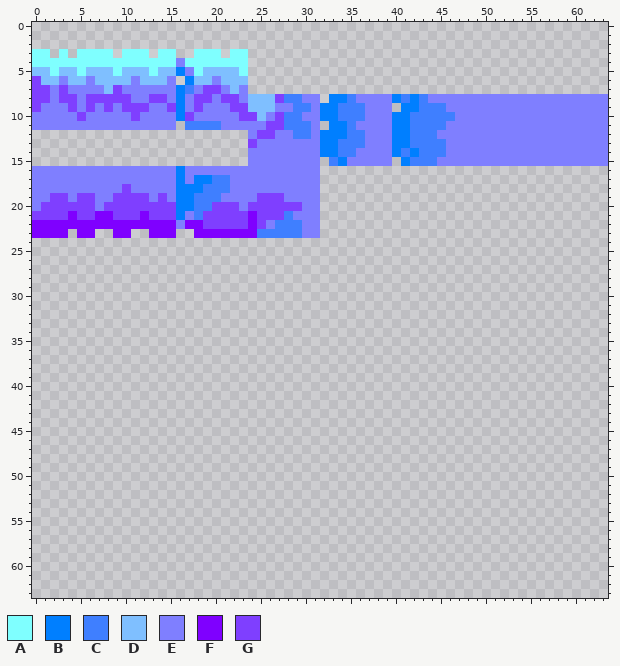
One commit to this pixel-art sprite: Assets/Resources/Tiles/grass_nm.png. Above: the version before the commit.
The file is 72x72 pixels. The old version is drawn lined up with the new one, on the new canvas.
Palette (. is transparent): A #7fffff  B #007fff  C #3f7fff  D #7fbfff  E #7f7fff  F #7f00ff  G #7f3fff
Pixels before (only the part around the change), first column x 0:
 0 ................................................................
 1 ................................................................
 2 ................................................................
 3 AA.A.AAAA.AAA.AA..AAA.AA........................................
 4 AAAAAAAAAAAAAAAAEAAAAAAA........................................
 5 DDADDADDDADDDADDBEADDDDA........................................
 6 GDDEDDEDDDDEDDDE.BDDEDDD........................................
 7 GGEGEEEEDGEEEEEEBCEGGEDE........................................
 8 GGEGGEGGGGGEEGGEBEGGEGGEDDDGCCEE.BBCEEEEBCBCEEEEEEEEEEEEEEEEEEEE
 9 GEEEGEGEGEGGGEEGBEGEEEGGDDDEECCEBBCCCEEE.BBCCCEEEEEEEEEEEEEEEEEE
10 EEEEEGEEEEEGEEEEBGEEEEEGGDEGCCEEBBCCCEEEBBCCCCCEEEEEEEEEEEEEEEEE
11 EEEEEEEEEEEEEEEE.CCCCEEEEEGGCCCE.BBCEEEEBBCCCCEEEEEEEEEEEEEEEEEE
12 ........................EGGEECCEBBBCCEEEBBCCCEEEEEEEEEEEEEEEEEEE
13 ........................GEEEEEEEBBCCCEEEBBCCCCEEEEEEEEEEEEEEEEEE
14 ........................EEEEEEEEBBCCEEEEBCBCCCEEEEEEEEEEEEEEEEEE
15 ........................EEEEEEEE.CBEEEEE.BCCCEEEEEEEEEEEEEEEEEEE
16 EEEEEEEEEEEEEEEEBEEEEEEEEEEEEEEE................................
17 EEEEEEEEEEEEEEEEBEBBCCEEEEEEEEEE................................
18 EEEEEEEEEEGEEEEEBBBCCCEEEEEEEEEE................................
19 EEGGEGGEEGGGGEGEBBCCCEEEEGGGEEEE................................
20 EGGGGGGEGGGGGGGGBBCCGGGEGGGGGGEE................................
21 GGGGFGGFFGGGFGGGBECGGGGGFGGGCEEE................................
22 FFFFFFFFFFFFFFFFEFFGGGGGFGECCCEE................................
23 FFFF.FF..FF..FFF..FFFFFFFCCCCCEE................................
24 ................................................................
25 ................................................................
26 ................................................................
27 ................................................................
28 ................................................................
29 ................................................................
30 ................................................................
31 ................................................................
32 ................................................................
33 ................................................................
34 ................................................................
35 ................................................................
36 ................................................................
37 ................................................................
38 ................................................................
39 ................................................................
40 ................................................................
41 ................................................................
42 ................................................................
43 ................................................................
44 ................................................................
45 ................................................................
46 ................................................................
47 ................................................................
48 ................................................................
49 ................................................................
50 ................................................................
51 ................................................................
52 ................................................................
53 ................................................................
54 ................................................................
55 ................................................................
56 ................................................................
57 ................................................................
58 ................................................................
59 ................................................................
60 ................................................................
61 ................................................................
62 ................................................................
63 ................................................................
The result:
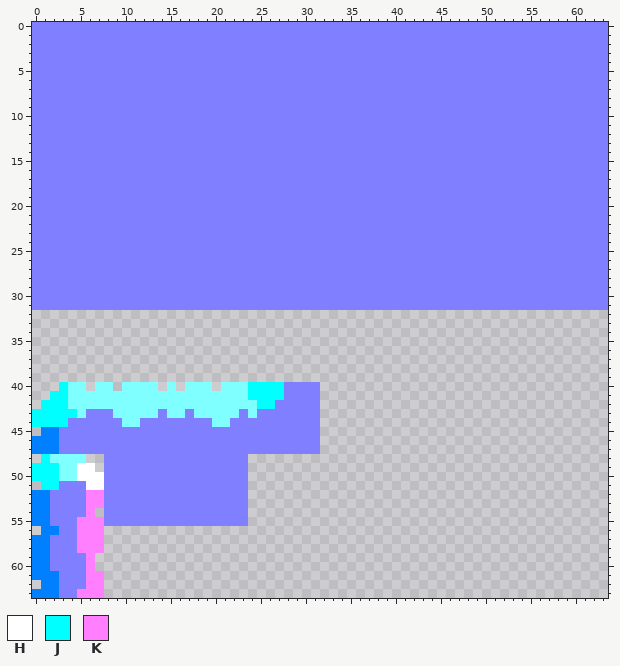
Colours new in this view: H #ffffff  J #00ffff  K #ff7fff
The edit:
canvas 72x72 -> 64x64 (the part of the old canvas that was cut away was empty and is not shown)
Changed rows in their new state; - is an unchanged pixel.
first column x 0:
 0 EEEEEEEEEEEEEEEEEEEEEEEEEEEEEEEEEEEEEEEEEEEEEEEEEEEEEEEEEEEEEEEE
 1 EEEEEEEEEEEEEEEEEEEEEEEEEEEEEEEEEEEEEEEEEEEEEEEEEEEEEEEEEEEEEEEE
 2 EEEEEEEEEEEEEEEEEEEEEEEEEEEEEEEEEEEEEEEEEEEEEEEEEEEEEEEEEEEEEEEE
 3 EEEEEEEEEEEEEEEEEEEEEEEEEEEEEEEEEEEEEEEEEEEEEEEEEEEEEEEEEEEEEEEE
 4 EEEEEEEEEEEEEEEE-EEEEEEEEEEEEEEEEEEEEEEEEEEEEEEEEEEEEEEEEEEEEEEE
 5 EEEEEEEEEEEEEEEEE-EEEEEEEEEEEEEEEEEEEEEEEEEEEEEEEEEEEEEEEEEEEEEE
 6 EEE-EE-EEEE-EEE-EEEE-EEEEEEEEEEEEEEEEEEEEEEEEEEEEEEEEEEEEEEEEEEE
 7 EE-E----EE------EE-EE-E-EEEEEEEEEEEEEEEEEEEEEEEEEEEEEEEEEEEEEEEE
 8 EE-EE-EEEEE--EE-E-EE-EE-EEEEEE--EEEE----EEEE--------------------
 9 E---E-E-E-EEE--EE-E---EEEEE--EE-EEEEE---EEEEEE------------------
10 -----E-----E----EE-----EEE-EEE--EEEEE---EEEEEEE-----------------
11 ----------------EEEEE-----EEEEE-EEEE----EEEEEE------------------
12 EEEEEEEEEEEEEEEEEEEEEEEE-EE--EE-EEEEE---EEEEE-------------------
13 EEEEEEEEEEEEEEEEEEEEEEEEE-------EEEEE---EEEEEE------------------
14 EEEEEEEEEEEEEEEEEEEEEEEE--------EEEE----EEEEEE------------------
15 EEEEEEEEEEEEEEEEEEEEEEEE--------EEE-----EEEEE-------------------
16 ----------------E---------------EEEEEEEEEEEEEEEEEEEEEEEEEEEEEEEE
17 ----------------E-EEEE----------EEEEEEEEEEEEEEEEEEEEEEEEEEEEEEEE
18 ----------E-----EEEEEE----------EEEEEEEEEEEEEEEEEEEEEEEEEEEEEEEE
19 --EE-EE--EEEE-E-EEEEE----EEE----EEEEEEEEEEEEEEEEEEEEEEEEEEEEEEEE
20 -EEEEEE-EEEEEEEEEEEEEEE-EEEEEE--EEEEEEEEEEEEEEEEEEEEEEEEEEEEEEEE
21 EEEEEEEEEEEEEEEEE-EEEEEEEEEEE---EEEEEEEEEEEEEEEEEEEEEEEEEEEEEEEE
22 EEEEEEEEEEEEEEEE-EEEEEEEEE-EEE--EEEEEEEEEEEEEEEEEEEEEEEEEEEEEEEE
23 EEEEEEEEEEEEEEEEEEEEEEEEEEEEEE--EEEEEEEEEEEEEEEEEEEEEEEEEEEEEEEE
24 EEEEEEEEEEEEEEEEEEEEEEEEEEEEEEEEEEEEEEEEEEEEEEEEEEEEEEEEEEEEEEEE
25 EEEEEEEEEEEEEEEEEEEEEEEEEEEEEEEEEEEEEEEEEEEEEEEEEEEEEEEEEEEEEEEE
26 EEEEEEEEEEEEEEEEEEEEEEEEEEEEEEEEEEEEEEEEEEEEEEEEEEEEEEEEEEEEEEEE
27 EEEEEEEEEEEEEEEEEEEEEEEEEEEEEEEEEEEEEEEEEEEEEEEEEEEEEEEEEEEEEEEE
28 EEEEEEEEEEEEEEEEEEEEEEEEEEEEEEEEEEEEEEEEEEEEEEEEEEEEEEEEEEEEEEEE
29 EEEEEEEEEEEEEEEEEEEEEEEEEEEEEEEEEEEEEEEEEEEEEEEEEEEEEEEEEEEEEEEE
30 EEEEEEEEEEEEEEEEEEEEEEEEEEEEEEEEEEEEEEEEEEEEEEEEEEEEEEEEEEEEEEEE
31 EEEEEEEEEEEEEEEEEEEEEEEEEEEEEEEEEEEEEEEEEEEEEEEEEEEEEEEEEEEEEEEE
first column x 0:
40 ---JAA-AA-AAAA-A-AAA-AAAJJJJEEEE
41 --JJAAAAAAAAAAAAAAAAAAAAJJJJEEEE
42 -JJJAAAAAAAAAAAAAAAAAAAAAJJEEEEE
43 JJJJJAEEEAAAAAEAAEAAAAAEAEEEEEEE
44 JJJJEEEEEEAAEEEEEEEEAAEEEEEEEEEE
45 -BBEEEEEEEEEEEEEEEEEEEEEEEEEEEEE
46 BBBEEEEEEEEEEEEEEEEEEEEEEEEEEEEE
47 BBBEEEEEEEEEEEEEEEEEEEEEEEEEEEEE
48 -JAAAA--EEEEEEEEEEEEEEEE--------
49 JJJAAHH-EEEEEEEEEEEEEEEE--------
50 JJJAAHHHEEEEEEEEEEEEEEEE--------
51 -JJEEEHHEEEEEEEEEEEEEEEE--------
52 BBEEEEKKEEEEEEEEEEEEEEEE--------
53 BBEEEEKKEEEEEEEEEEEEEEEE--------
54 BBEEEEK-EEEEEEEEEEEEEEEE--------
55 BBEEEKKKEEEEEEEEEEEEEEEE--------
56 -BBEEKKK------------------------
57 BBEEEKKK------------------------
58 BBEEEKKK------------------------
59 BBEEEEK-------------------------
60 BBEEEEK-------------------------
61 BBBEEEKK------------------------
62 -BBEEEKK------------------------
63 BBBEEKKK------------------------
Changed places in both pictures, as pixel boxes (x1, y1, x2, y2):
changed: (32, 22, 608, 310)
added: (32, 382, 320, 598)
